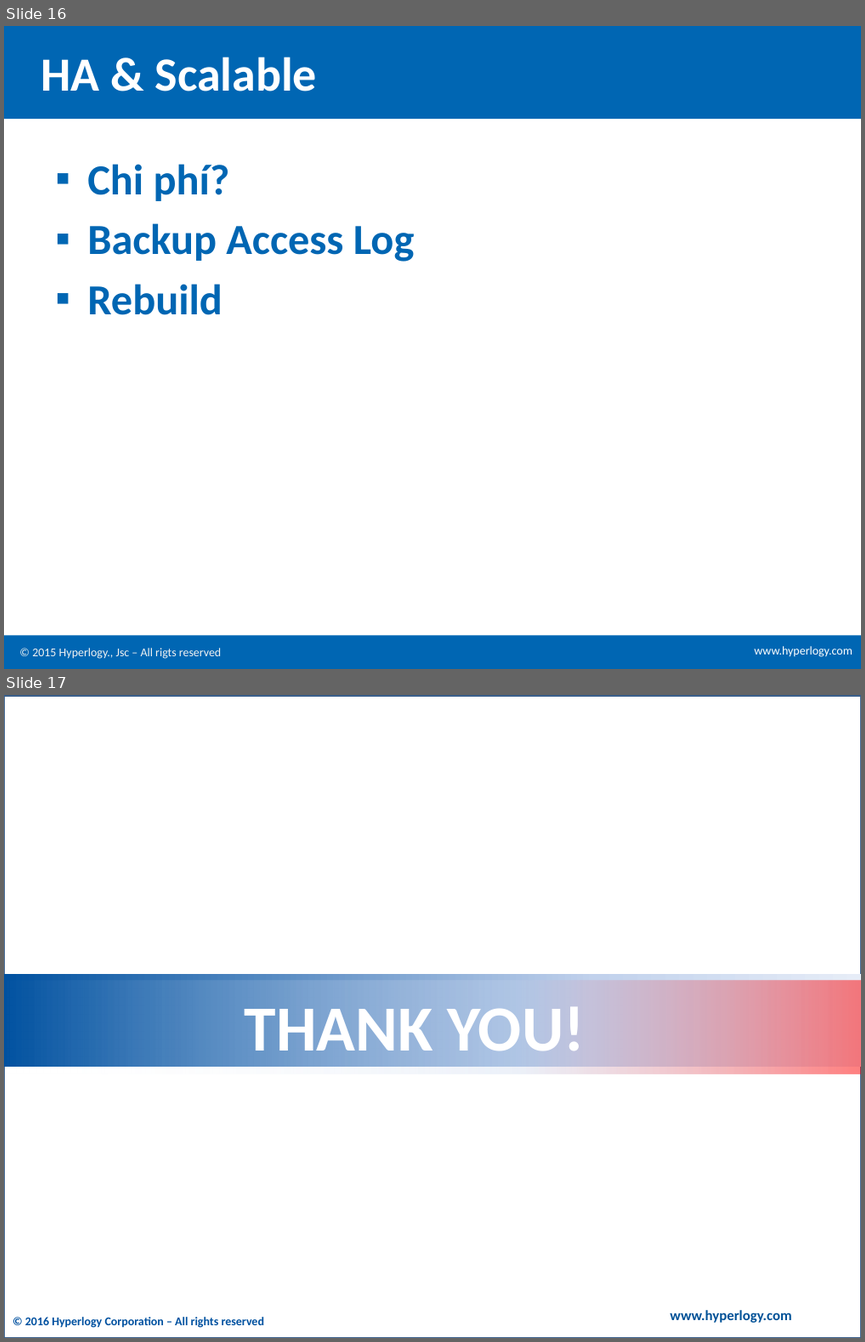
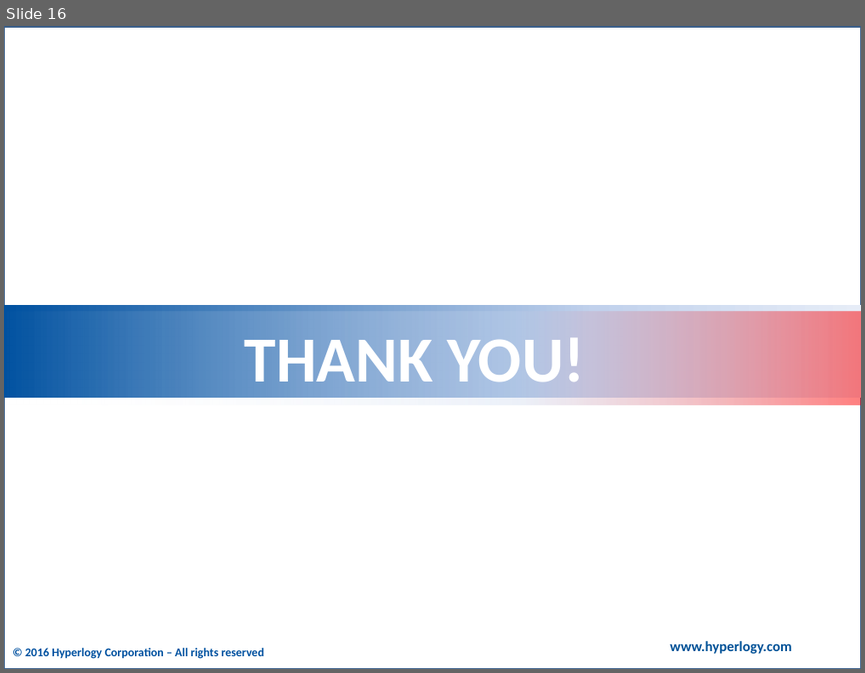
Before and after one commit to thewind81/loganalyticscloudera, a slide deck: Real-time Log Analytics with Cloudera.pptx. Shown one above the other, each under a label of ours: slides 16 and 17 before the commit, slide 16 after it. The pictures are 865x1342 and 865x673 pixels, drawn with LibreOffice and Linux fonts; fonts in the diff are those of the drawing; background and template pictures are left out. Boxes give left, top, right and bottom in pixels: in the first picture for what was removed or moved away, otherwise in the second. Text is boxed around its words. In the diff, an @@ line names an element or a change of style, - is before the commit and + after.

```diff
--- a/Real-time Log Analytics with Cloudera.pptx
+++ b/Real-time Log Analytics with Cloudera.pptx
@@ slide 16 removed at bbox=[4, 26, 861, 669], background #FFFFFF; not listed: 3 template elements that a slide beside it also shows @@
@@ title removed at bbox=[41, 57, 317, 91] @@
-HA & Scalable
@@ text removed at bbox=[87, 164, 414, 315] @@
-▪ Chi phí?
-▪ Backup Access Log
-▪ Rebuild
@@ text removed at bbox=[32, 647, 221, 658] @@
-© 2015 Hyperlogy., Jsc – All rigts reserved
@@ what was slide 17 is now slide 16 @@
```
Also in this commit, not shown: 1 slide changed.
